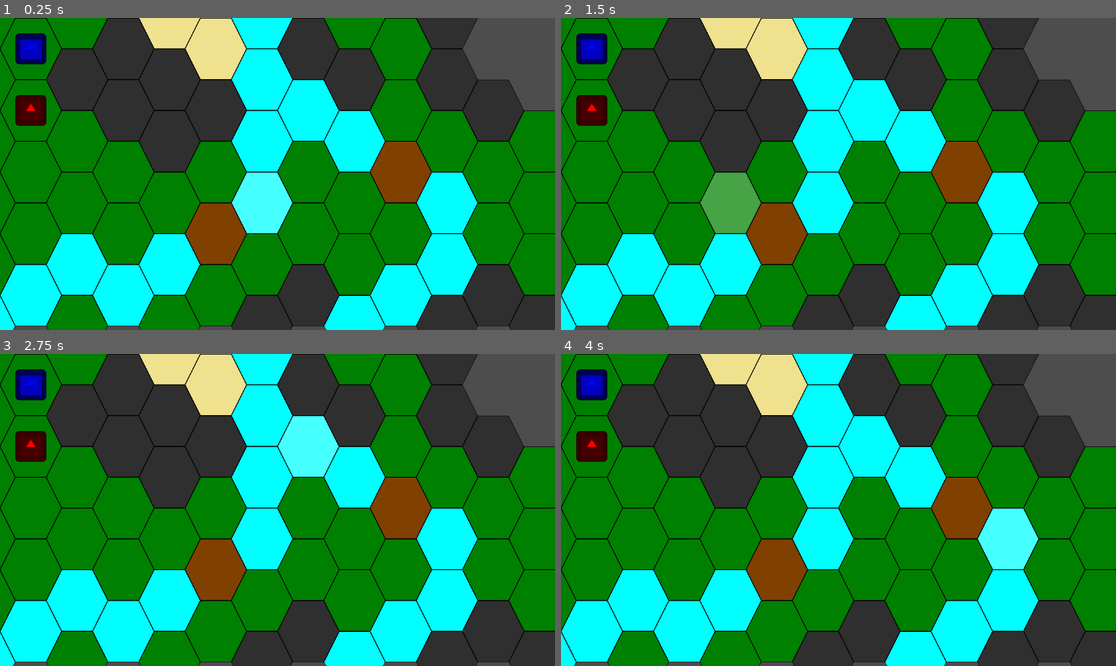
Above: before the commit, frames 1-4 (two rows, left to right).
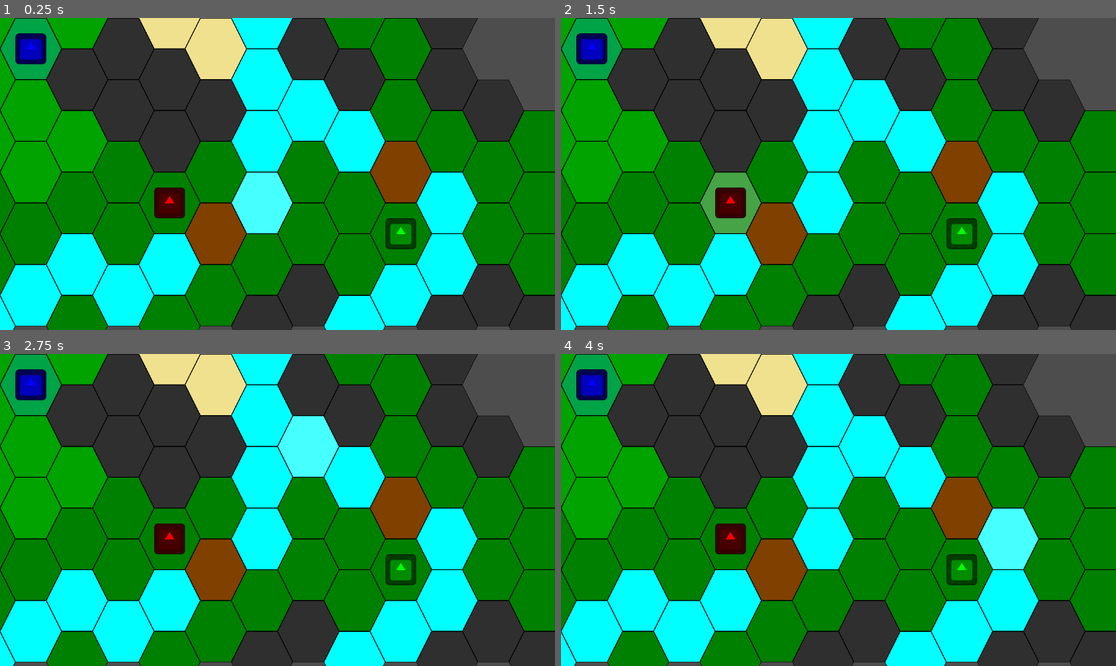
Above: after the commit, the same moments.

Repository: AidasLit/Hex-game-uni
Game: Godot game, scene res://main_scenes/combat_scene.tscn
Two runs of this game, one before a commit and one after it. Both use one fixed random seed, a clock stepped at 60 frames per second and the inputs below. The engine's default icon, where the game draws it, is replaced by a stand-in: a white triangle on a blue panel in a dark square.
Inputs (mouse positions are in pixels of both pictures, inside the frame that each line leads up to):
- Up to frame 1 (0.25 s): no input
- Up to frame 2 (1.5 s): tap Enter at 0.5 s; move the mouse to (960, 158) at 0.52 s; click (960, 158) at 0.67 s; tap Space at 1.25 s; move the mouse to (727, 189) at 1.27 s; click (727, 189) at 1.42 s
- Up to frame 3 (2.75 s): tap Enter at 2 s; move the mouse to (333, 441) at 2.02 s; click (333, 441) at 2.17 s
- Up to frame 4 (4 s): tap Space at 2.75 s; move the mouse to (810, 572) at 2.77 s; click (810, 572) at 2.92 s; tap Enter at 3.5 s; move the mouse to (1005, 556) at 3.52 s; click (1005, 556) at 3.67 s

The runs differ from the first frame. In frame 1, 8.1% of the frame differs, in the area x 0-75%, y 0-75%; in frame 2, 8.1%; in frame 3, 8.1%; in frame 4, 8.1%.

Commit message:
made movement limited to a highlighted area

Diff:
--- a/globals.gd
+++ b/globals.gd
@@ -5,3 +5,14 @@
 	Enemy,
 	Rogue
 }
+
+const transparent_tile_coords : Dictionary = {
+	"green": Vector2i(0, 0),
+	"red": Vector2i(1, 0),
+	"blue": Vector2i(2, 0),
+	"yellow": Vector2i(3, 0),
+	"white": Vector2i(0, 1),
+	"pink": Vector2i(1, 1),
+	"brown": Vector2i(2, 1),
+	"orange": Vector2i(3, 1)
+}
--- /dev/null
+++ b/main_scenes/availability_layer.gd
@@ -0,0 +1,23 @@
+extends TileMapLayer
+
+# Called when the node enters the scene tree for the first time.
+func _ready() -> void:
+	pass # Replace with function body.
+
+
+# Called every frame. 'delta' is the elapsed time since the previous frame.
+func _process(delta: float) -> void:
+	pass
+
+func draw_availability(list : Array[Vector2i]) -> void:
+	clear()
+
+	for tile : Vector2i in list:
+		set_cell(tile, 0, Globals.transparent_tile_coords["green"])
+
+func is_available(cell : Vector2i) -> bool:
+	var data = get_cell_tile_data(cell)
+	if data:
+		if data.texture_origin == Globals.transparent_tile_coords["green"]:
+			return true
+	return false
--- a/main_scenes/combat_scene.gd
+++ b/main_scenes/combat_scene.gd
@@ -16,39 +16,42 @@
 
 # self documenting code amirite
 func _input(event: InputEvent) -> void:
-	if event is InputEventMouseButton:
-		if !action_lock and event.pressed:
-			# TODO there's a bug somewhere allowing an unit to move twice.
-			# I suspect it's some sort of a race condition, but needs more investigation
-			# UPDATE 1: found a flaw in the logic and fixed it, but can't confirm a bugfix
-			click_to_move(event)
+	if not action_lock:
+		if event is InputEventMouseButton:
+			if event.pressed:
+				# TODO there's a bug somewhere allowing an unit to move twice.
+				# I suspect it's some sort of a race condition, but needs more investigation
+				# UPDATE 1: found a flaw in the logic and fixed it, but can't confirm a bugfix
+				#  that said I have not had it happen once since
+				move_to_position(event.position)
 
 # Called every frame. 'delta' is the elapsed time since the previous frame.
 func _process(delta: float) -> void:
 	if Input.is_action_just_pressed("ui_cancel"):
 		get_tree().quit()
 
-	print(active_unit.my_name)
-
 func _setup_units() -> void:
 	var i = 0
 	for unit : PlayableUnit in get_tree().get_nodes_in_group("unit"):
 		var start_location = grid_system._map_to_local(Vector2i(grid_system.astargrid.get_point_position(i)))
+
 		unit.unit_owner = Globals.UnitOwner.Player
 		unit.goto_location(start_location)
-		grid_system.set_unit_on_tile(start_location, true)
-		i += 1
 		action_queue.push_back(unit)
 
+		grid_system.set_unit_on_tile(start_location, true)
+		i += 12
+
 	active_unit = action_queue.pop_front()
+	await active_unit.done_moving
+	grid_system.set_availability(active_unit)
 
-func click_to_move(event : InputEvent) -> void:
-	var path = grid_system.get_navigation_path(active_unit.global_position, event.position)
-
-	if path.is_empty():
+func move_to_position(move_to : Vector2) -> void:
+	if not grid_system.availability_layer.is_available(grid_system._local_to_map(move_to)):
 		return
 
 	action_lock = true
+	var path = grid_system.get_navigation_path(active_unit.global_position, move_to)
 
 	grid_system.set_unit_on_tile(active_unit.global_position, false)
 	active_unit.travel_path(path)
@@ -56,7 +59,12 @@
 	await active_unit.done_moving
 	grid_system.set_unit_on_tile(active_unit.global_position, true)
 
+	turn_done()
+
+	action_lock = false
+
+func turn_done() -> void:
 	action_queue.push_back(active_unit)
 	active_unit = action_queue.pop_front()
 
-	action_lock = false
+	grid_system.set_availability(active_unit)
--- a/main_scenes/combat_scene.tscn
+++ b/main_scenes/combat_scene.tscn
@@ -1,10 +1,11 @@
-[gd_scene load_steps=6 format=4 uid="uid://ch5xo586e1oca"]
+[gd_scene load_steps=7 format=4 uid="uid://ch5xo586e1oca"]
 
 [ext_resource type="Script" path="res://main_scenes/combat_scene.gd" id="1_4yhsa"]
 [ext_resource type="Script" path="res://main_scenes/grid_system.gd" id="2_wow2h"]
 [ext_resource type="TileSet" uid="uid://ctmfxmh1mw5a0" path="res://test_tileset.tres" id="3_odvqy"]
 [ext_resource type="Script" path="res://main_scenes/hover_layer.gd" id="4_ycdx0"]
 [ext_resource type="PackedScene" uid="uid://cf7cjrxmf24e4" path="res://units/test_unit_solider.tscn" id="5_7rlxc"]
+[ext_resource type="Script" path="res://main_scenes/availability_layer.gd" id="5_c2c01"]
 
 [node name="combat-scene" type="Node2D" node_paths=PackedStringArray("grid_system")]
 script = ExtResource("1_4yhsa")
@@ -27,6 +28,7 @@
 
 [node name="availability-layer" type="TileMapLayer" parent="grid-system"]
 tile_set = ExtResource("3_odvqy")
+script = ExtResource("5_c2c01")
 
 [node name="units" type="Node2D" parent="."]
 metadata/_edit_lock_ = true
@@ -38,6 +40,7 @@
 tilemap_layer = NodePath("../../grid-system/base-layer")
 grid_system = NodePath("../../grid-system")
 my_name = "blue"
+movement_range = 2
 
 [node name="solider2" parent="units" node_paths=PackedStringArray("tilemap_layer", "grid_system") instance=ExtResource("5_7rlxc")]
 modulate = Color(1, 0, 0, 1)
@@ -45,6 +48,7 @@
 tilemap_layer = NodePath("../../grid-system/base-layer")
 grid_system = NodePath("../../grid-system")
 my_name = "red"
+movement_range = 2
 
 [node name="solider3" parent="units" node_paths=PackedStringArray("tilemap_layer", "grid_system") instance=ExtResource("5_7rlxc")]
 modulate = Color(0, 1, 0, 1)
@@ -52,3 +56,4 @@
 tilemap_layer = NodePath("../../grid-system/base-layer")
 grid_system = NodePath("../../grid-system")
 my_name = "green"
+movement_range = 2
--- a/main_scenes/grid_system.gd
+++ b/main_scenes/grid_system.gd
@@ -8,8 +8,8 @@
 ### astar needs to store cells as integer ids
 ### meaning we have to extract the location from id when needed and vice versa
 ###
-### id to location: Vector2i(astargrid.get_point_position(id))
-### location to id: cells.get(location)
+### location from id: Vector2i(astargrid.get_point_position(id))
+### id from location: cells.get(location)
 ###
 ### note 1, astargrid.get_point_position(id) returns a Vector2, not a Vector2i
 ### therefore we convert it on the spot.
@@ -25,6 +25,7 @@
 @onready var availability_layer: TileMapLayer = $"availability-layer"
 
 var astargrid = AStar2D.new()
+# Dictionary - Key: Vector2i, Value : int
 var cells : Dictionary
 
 func _ready() -> void:
@@ -44,7 +45,7 @@
 func _BFS(current_cell : Vector2i):
 	for neighbor : Vector2i in base_layer.get_surrounding_cells(current_cell):
 		if base_layer.get_cell_tile_data(neighbor):
-			if navigation_check(neighbor):
+			if _nav_setup_check(neighbor):
 				if !_visited_cells.has(neighbor):
 					_queue_cells.append(neighbor)
 					_create_cell(_visited_cells.size(), neighbor)
@@ -59,11 +60,27 @@
 	astargrid.add_point(id, location)
 	cells[location] = id
 
+func _local_to_map(location : Vector2) -> Vector2i:
+	return base_layer.local_to_map(location)
+
+func _map_to_local(map_location : Vector2i) -> Vector2:
+	return base_layer.map_to_local(map_location)
+
+func _nav_setup_check(target_cell : Vector2i):
+	var cell_data = base_layer.get_cell_tile_data(target_cell)
+	if cell_data.get_custom_data("walkable"):
+		return true
+
+	return false
+
 # can this cell be traveled to
 func navigation_check(target_cell : Vector2i):
-	var walkable : bool = false
-	walkable = base_layer.get_cell_tile_data(target_cell).get_custom_data("walkable")
-	return walkable
+	var cell_data = base_layer.get_cell_tile_data(target_cell)
+	if cell_data.get_custom_data("walkable"):
+		if not astargrid.is_point_disabled(cells.get(target_cell)):
+			return true
+
+	return false
 
 func get_navigation_path(from : Vector2, to : Vector2) -> Array[Vector2]:
 	var from_cell = _local_to_map(from)
@@ -85,12 +102,30 @@
 
 	return position_path
 
-func _local_to_map(location : Vector2) -> Vector2i:
-	return base_layer.local_to_map(location)
-
-func _map_to_local(map_location : Vector2i) -> Vector2:
-	return base_layer.map_to_local(map_location)
-
 func set_unit_on_tile(location : Vector2, is_unit : bool) -> void:
 	astargrid.set_point_disabled(cells.get(_local_to_map(location)), is_unit)
-	base_layer.get_cell_tile_data(_local_to_map(location)).set_custom_data("is_unit", is_unit)
+
+func set_availability(unit : PlayableUnit):
+	var available_points : Array[int] = []
+	var available_tiles : Array[Vector2i] = []
+
+	var current_level : Array[int] = [cells.get(_local_to_map(unit.global_position))]
+	for i in unit.movement_range:
+		current_level = _cycle_neighbors(available_points, current_level)
+
+	for point : int in available_points:
+		var tile = Vector2i(astargrid.get_point_position(point))
+		available_tiles.append(tile)
+
+	availability_layer.draw_availability(available_tiles)
+	availability_layer.set_cell(_local_to_map(unit.global_position), 0, Globals.transparent_tile_coords["blue"])
+
+func _cycle_neighbors(available_points : Array[int], current_level : Array[int]) -> Array[int]:
+	var neighbors : Array[int] = []
+	for point : int in current_level:
+		for neighbor : int in astargrid.get_point_connections(point):
+			if navigation_check(Vector2i(astargrid.get_point_position(neighbor))):
+				if !available_points.has(neighbor):
+					available_points.append(neighbor)
+					neighbors.append(neighbor)
+	return neighbors
--- a/main_scenes/hover_layer.gd
+++ b/main_scenes/hover_layer.gd
@@ -18,6 +18,6 @@
 
 	if hovered_cell != prev_hovered_cell:
 		self.erase_cell(prev_hovered_cell)
-		self.set_cell(hovered_cell, 0, Vector2i(0, 1))
+		self.set_cell(hovered_cell, 0, Globals.transparent_tile_coords["white"])
 
 	prev_hovered_cell = hovered_cell
--- a/test_tileset.tres
+++ b/test_tileset.tres
@@ -60,7 +60,5 @@
 navigation_layer_0/layers = 1
 custom_data_layer_0/name = "walkable"
 custom_data_layer_0/type = 1
-custom_data_layer_1/name = "is_unit"
-custom_data_layer_1/type = 1
 sources/1 = SubResource("TileSetAtlasSource_b11kh")
 sources/0 = SubResource("TileSetAtlasSource_cm765")
--- a/units/unit_test.gd
+++ b/units/unit_test.gd
@@ -5,6 +5,7 @@
 @export var grid_system: GridNavigationSystem
 # temporary variable for debugging
 @export var my_name: String
+@export var movement_range: int
 
 signal done_moving
 
